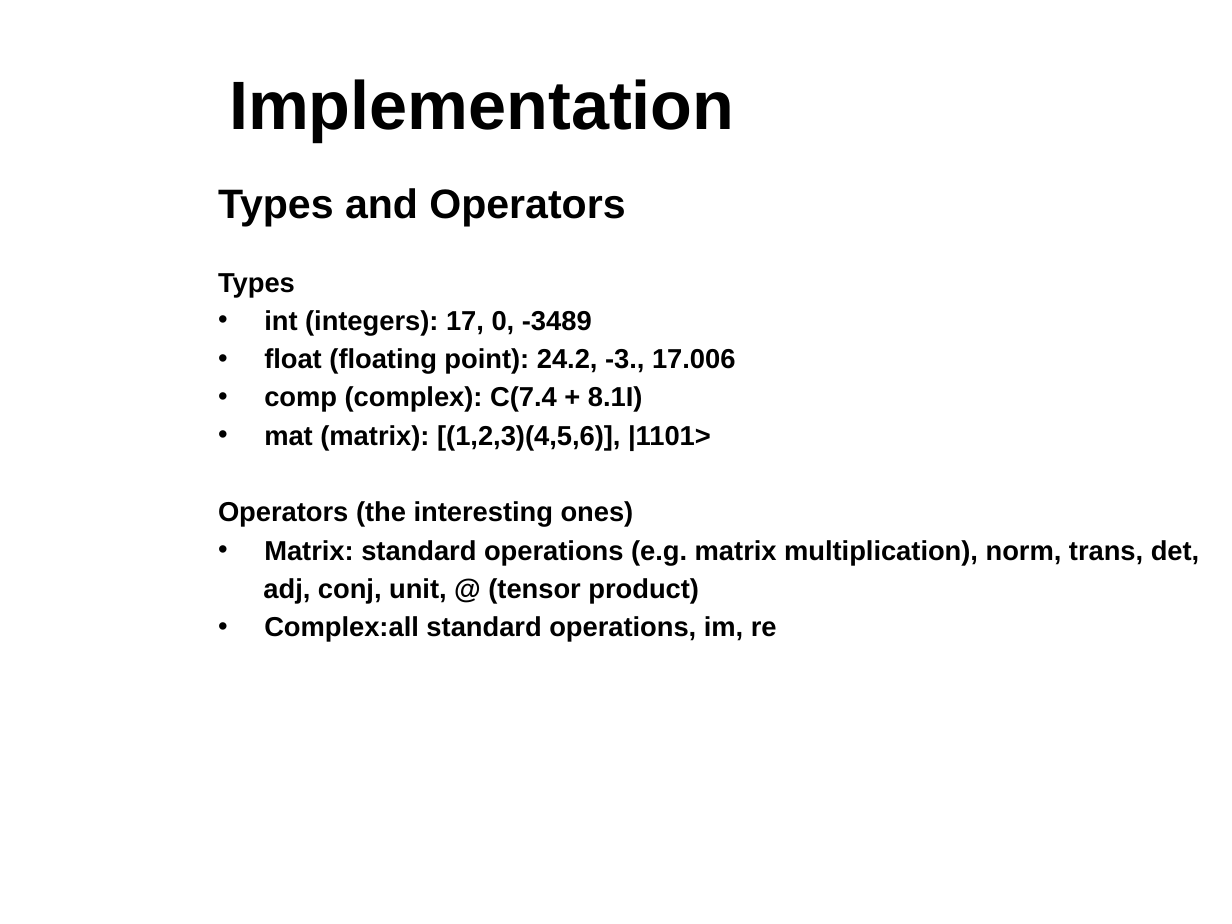
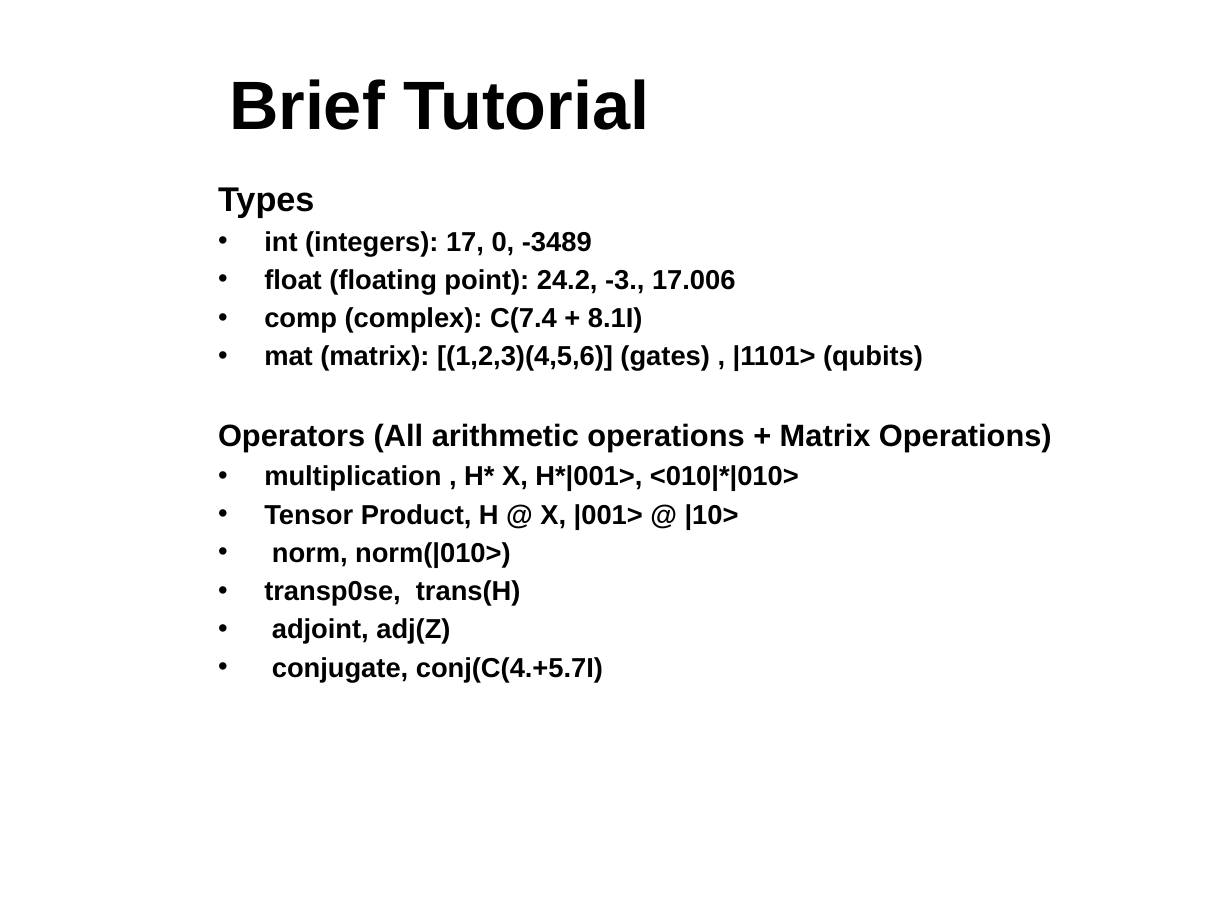
Before and after one commit to sdk21/PLT, a slide deck: slide 6 of Demo/Qlang.pptx (slide 14 before the commit). Drawn at 1232x924 pixels with LibreOffice and Linux fonts; fonts in the diff are those of the drawing; background and template pictures are left out. Boxes give left, top, right and bottom in pixels: in the first picture for what was removed or moved away, otherwise in the second. Text is boxed around its words. In the diff, an @@ line names an element or a change of style, - is before the commit and + after.

```diff
--- a/Demo/Qlang.pptx
+++ b/Demo/Qlang.pptx
@@ title at [229,79,650,130]: text changed @@
-Implementation
+Brief Tutorial
@@ text at [218,188,625,226]: paragraph removed @@
-Types and Operators
@@ text at [218,187,314,217]: size 16 to 20 pt in "Types" @@
@@ text at [218,345,1052,644]: text changed @@
-• mat (matrix): [(1,2,3)(4,5,6)], |1101>
-Operators (the interesting ones)
-• Matrix: standard operations (e.g. matrix multiplication), norm, trans, det,
-adj, conj, unit, @ (tensor product)
-• Complex:all standard operations, im, re
+• mat (matrix): [(1,2,3)(4,5,6)] (gates) , |1101> (qubits)
+Operators (All arithmetic operations + Matrix Operations)
+• multiplication , H* X, H*|001>, <010|*|010>
+• Tensor Product, H @ X, |001> @ |10>
+• norm, norm(|010>)
+• transp0se, trans(H)
+• adjoint, adj(Z)
+• conjugate, conj(C(4.+5.7I)
```
Also in this commit, not shown: 6 other slides changed, 3 slides added, 3 slides removed.
